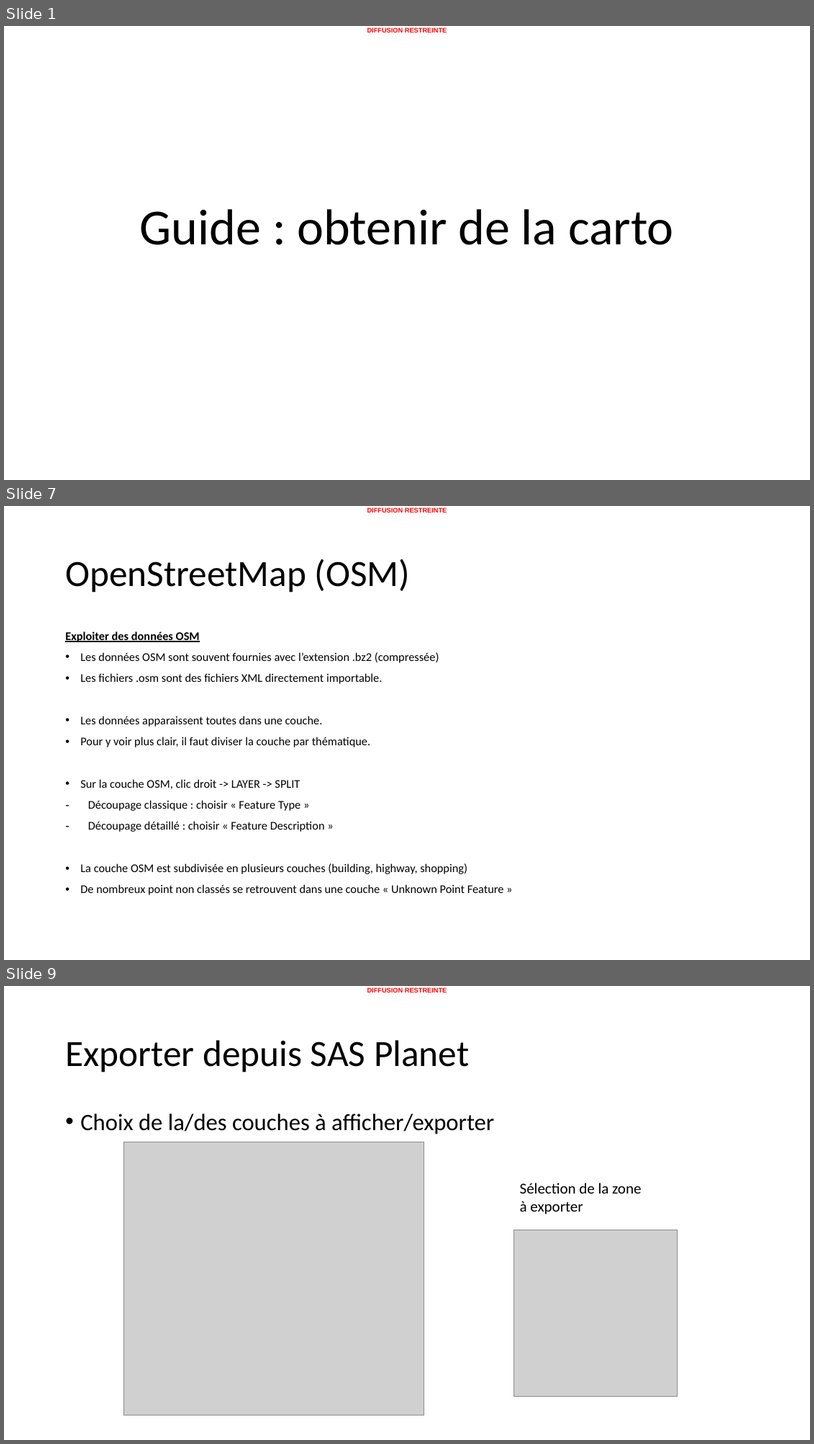
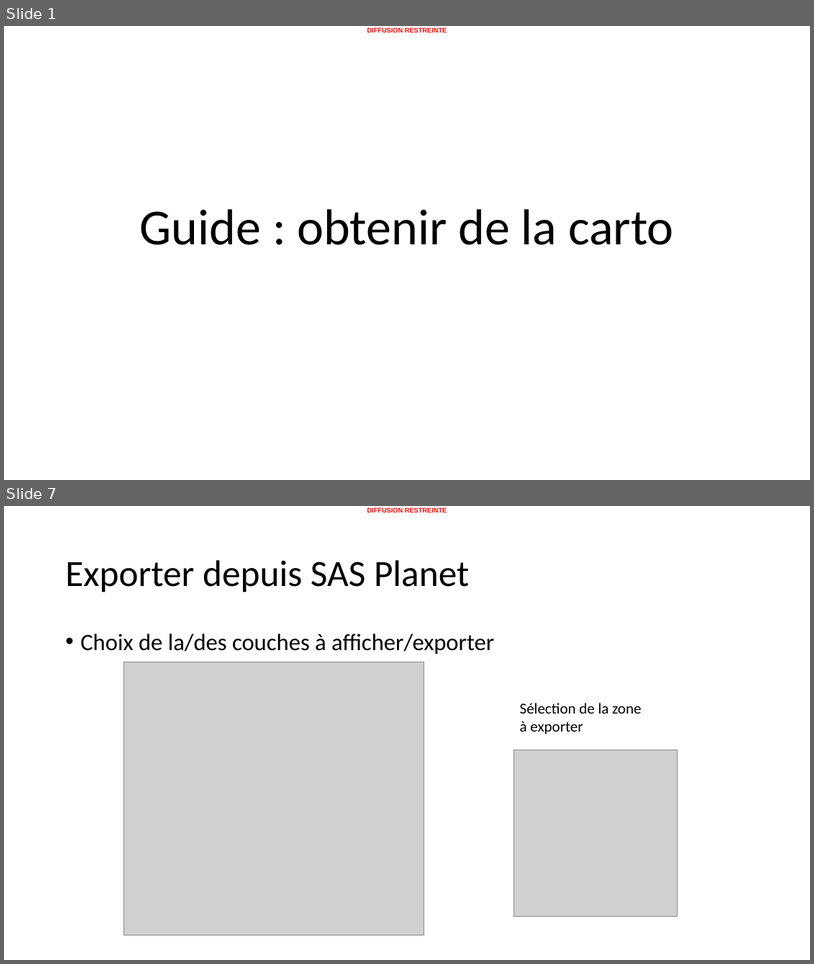
Before and after one commit to 20100dbg/OutilsGeo, a slide deck: cours/Guide - obtenir des cartes.pptx. Shown one above the other, each under a label of ours: slides 1, 7 and 9 before the commit, slides 1 and 7 after it; the slides between them are not shown. The pictures are 814x1444 and 814x964 pixels, drawn with LibreOffice and Linux fonts; fonts in the diff are those of the drawing; grey boxes stand for pictures; background and template pictures are left out. Boxes give left, top, right and bottom in pixels: in the first picture for what was removed or moved away, otherwise in the second. Text is boxed around its words. In the diff, an @@ line names an element or a change of style, - is before the commit and + after.

```diff
--- a/cours/Guide - obtenir des cartes.pptx
+++ b/cours/Guide - obtenir des cartes.pptx
@@ slide 7 removed at [4, 506, 810, 960], background #FFFFFF; not listed: 1 template element that a slide beside it also shows @@
@@ title removed at [65, 559, 411, 592] @@
-OpenStreetMap (OSM)
@@ text removed at [65, 631, 504, 895] @@
-Exploiter des données OSM
-• Les données OSM sont souvent fournies avec l’extension .bz2 (compressée)
-• Les fichiers .osm sont des fichiers XML directement importable.
-• Les données apparaissent toutes dans une couche.
-• Pour y voir plus clair, il faut diviser la couche par thématique.
-• Sur la couche OSM, clic droit -> LAYER -> SPLIT
-– Découpage classique : choisir « Feature Type »
-– Découpage détaillé : choisir « Feature Description »
-• La couche OSM est subdivisée en plusieurs couches (building, highway, shopping)
-• De nombreux point non classés se retrouvent dans une couche « Unknown Point Feature »
@@ what was slide 9 is now slide 7 @@
```
Also in this commit, not shown: 8 slides changed, 10 slides added, 5 other slides removed, 1 other file.
